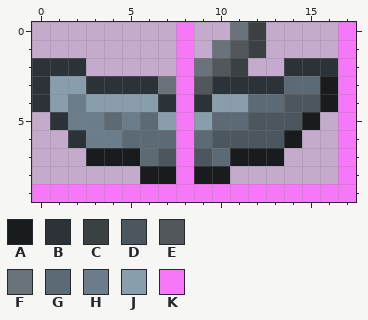
One commit to this pixel-art sprite: Tiles/PotionMixerTile.png. That is the earlier state.
The file is 36x20 pixels, drawn in blocks of 2x2; one block is one cell here. Colours within 5 levels of each other are drawn and written as one.
Palette (. is transparent): A #191c1e  B #2c3338  C #3b4043  D #4b565f  E #51575b  F #6a7379  G #5c6a75  H #6b7d8a  J #889ead  K #f777f9
After the commit:
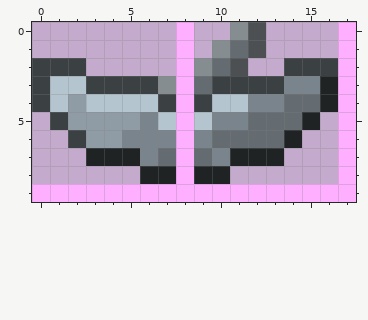
Changes in this commit:
Colour A changes from #191c1e to #202324.
Colour B changes from #2c3338 to #3b4043.
Colour C changes from #3b4043 to #4c5053.
Colour D changes from #4b565f to #646c72.
Colour F changes from #6a7379 to #868d91.
Colour G changes from #5c6a75 to #7a848c.
Colour H changes from #6b7d8a to #8f9ca6.
Colour J changes from #889ead to #b5c5d0.
Colour K changes from #f777f9 to #feafff.
The author changed colour E to colour D in row 1 at x 11; in row 2 at x 10; in row 3 at x 9.
The author changed colour G to colour H in row 5 at x 4.
Changed places in both pictures, as pixel boxes (x1, y1, x2, y2):
changed: (32, 22, 356, 202)
